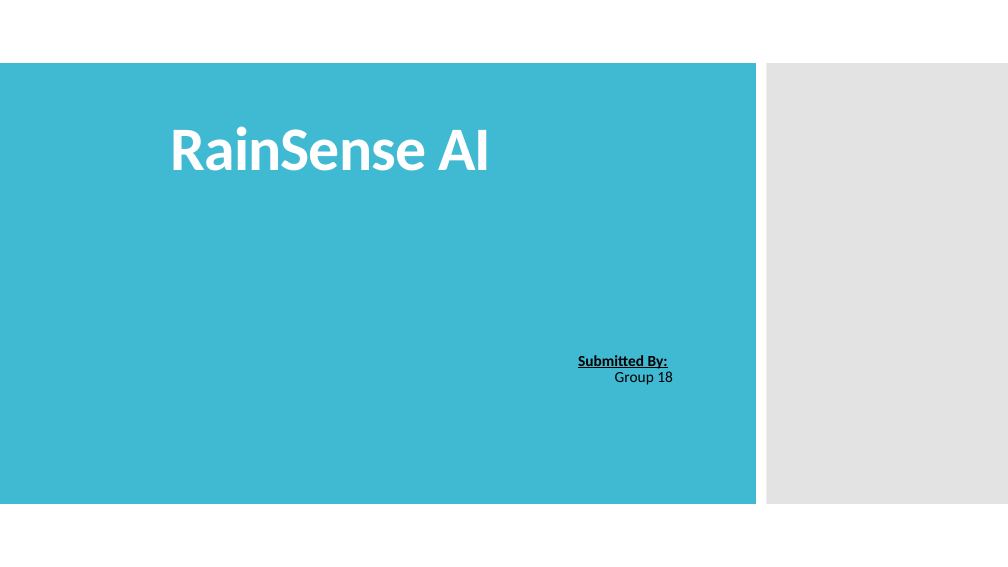
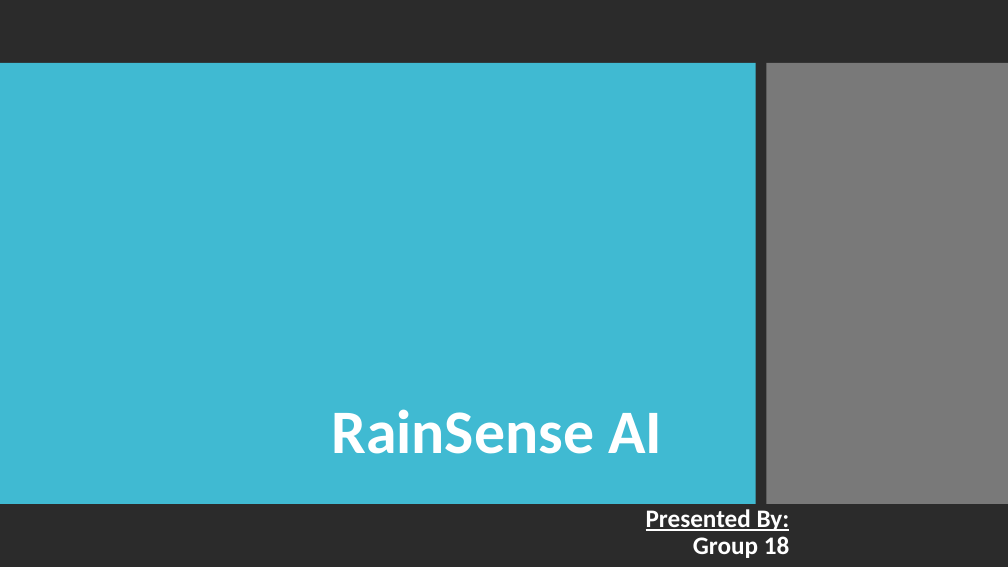
Before and after one commit to darshak-k/RainSenseAI-Project, a slide deck: slide 1 of Documentation/AI PPT.pptx. Drawn at 1008x567 pixels with LibreOffice and Linux fonts; fonts in the diff are those of the drawing; background and template pictures are left out; a plain dark background stands for a picture behind light text. Boxes give left, top, right and bottom in pixels: in the first picture for what was removed or moved away, otherwise in the second. Text is boxed around its words. In the diff, an @@ line names an element or a change of style, - is before the commit and + after.

```diff
--- a/Documentation/AI PPT.pptx
+++ b/Documentation/AI PPT.pptx
@@ background #FFFFFF to picture (left out) @@
@@ subtitle removed at (x1=578, y1=355, x2=673, y2=385) @@
-Submitted By:
-Group 18
@@ text "RainSense AI" moved from (x1=171, y1=126, x2=491, y2=171) to (x1=331, y1=409, x2=662, y2=454) @@
@@ text "RainSense AI" at (x1=331, y1=409, x2=662, y2=454): letter spacing -0.8 to 0 pt; vertical alignment bottom to top @@
@@ text added at (x1=646, y1=509, x2=790, y2=558), 18 pt, text #FFFFFF, bold, underline @@
+Presented By:
+Group 18
```
Also in this commit, not shown: 6 other slides changed, 5 slides added, 4 slides removed, 5 other files.
